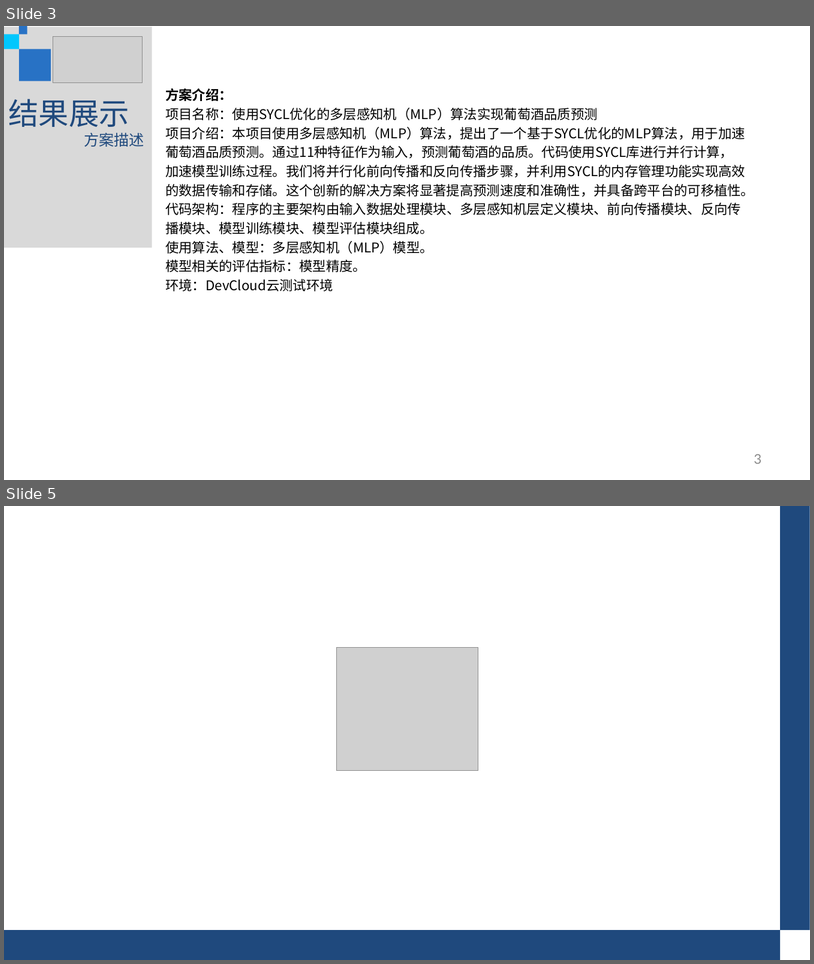
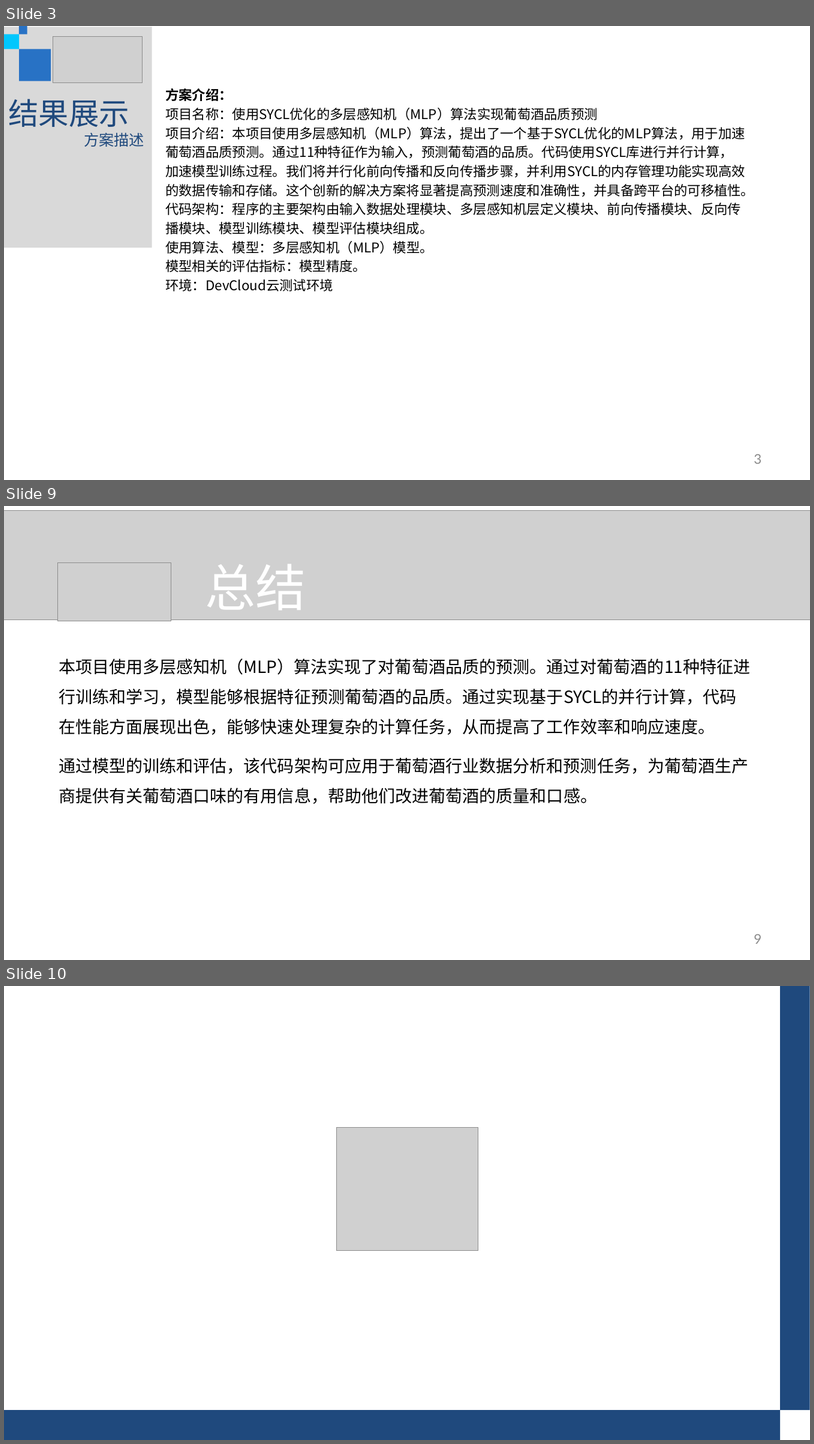
Before and after one commit to HJLQZ/a-simple-sycl-project, a slide deck: Final-Campus.pptx. Shown one above the other, each under a label of ours: slides 3 and 5 before the commit, slides 3, 9 and 10 after it; the slides between them are not shown. The pictures are 814x964 and 814x1444 pixels, drawn with LibreOffice and Linux fonts; fonts in the diff are those of the drawing; grey boxes stand for pictures; background and template pictures are left out. Boxes give left, top, right and bottom in pixels: in the first picture for what was removed or moved away, otherwise in the second. Text is boxed around its words. In the diff, an @@ line names an element or a change of style, - is before the commit and + after.

```diff
--- a/Final-Campus.pptx
+++ b/Final-Campus.pptx
@@ slide 9 added at (4, 506, 810, 960), background #FFFFFF @@
@@ picture added at (4, 511, 810, 620) @@
@@ rectangle added at (53, 558, 771, 620), fill #D9D9D9 @@
@@ picture added at (57, 563, 171, 621) @@
@@ text added at (205, 564, 306, 610), 60 pt, text #FFFFFF @@
+总结
@@ text added at (59, 658, 750, 804), 20 pt, text #000000 @@
+本项目使用多层感知机（MLP）算法实现了对葡萄酒品质的预测。通过对葡萄酒的11种特征进行训练和学习，模型能够根据特征预测葡萄酒的品质。通过实现基于SYCL的并行计算，代码在性能方面展现出色，能够快速处理复杂的计算任务，从而提高了工作效率和响应速度。
+通过模型的训练和评估，该代码架构可应用于葡萄酒行业数据分析和预测任务，为葡萄酒生产商提供有关葡萄酒口味的有用信息，帮助他们改进葡萄酒的质量和口感。
@@ page number added at (754, 934, 762, 943), 16 pt, text #8C8C8C @@
+9
@@ what was slide 5 is now slide 10 @@
```
Also in this commit, not shown: 1 slide changed, 4 other slides added.
